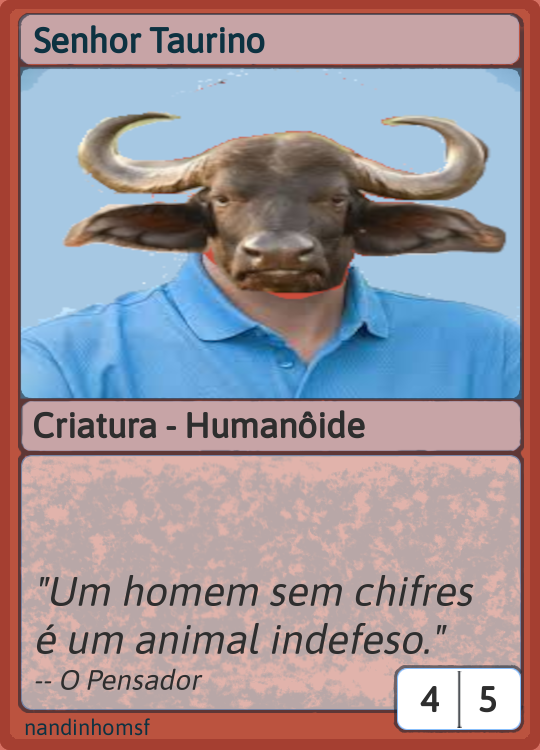
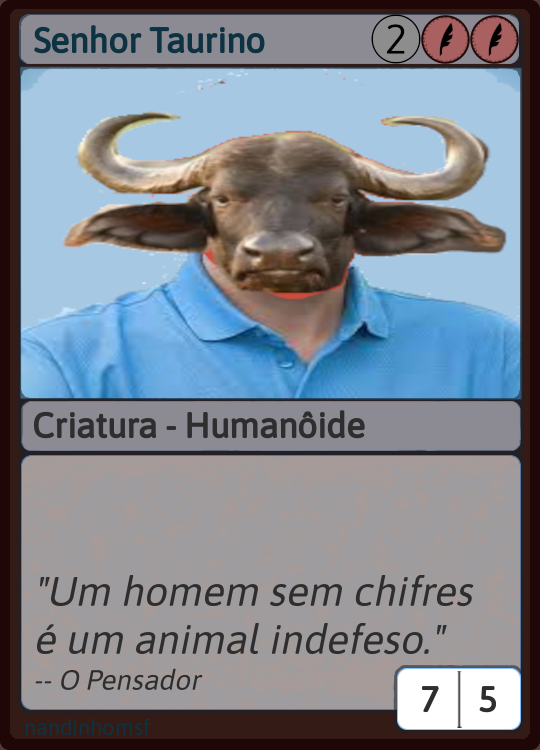
Layer changes from the first (540, 750) image to the second:
added layer "Camada colada" above "Type Text" over [371, 14, 421, 64]
painted on "Type Text" over [421, 15, 519, 64]
painted on "Damage Area" over [420, 686, 439, 713]
painted on "humane" over [0, 0, 540, 750]
